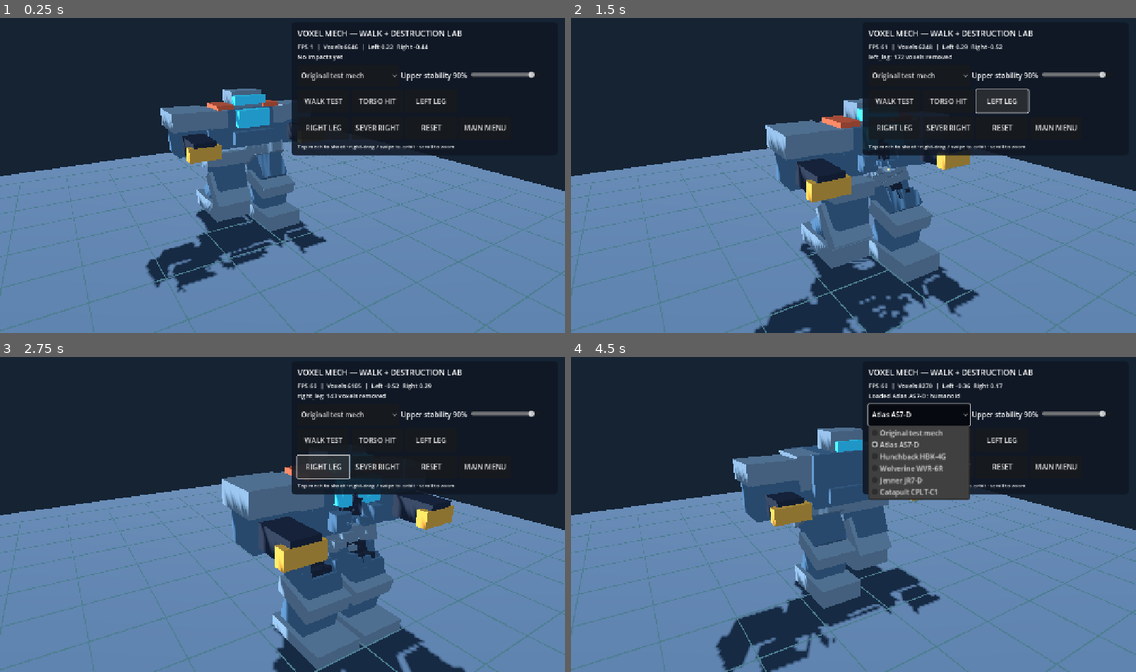
Above: before the commit, frames 1-4 (two rows, left to right).
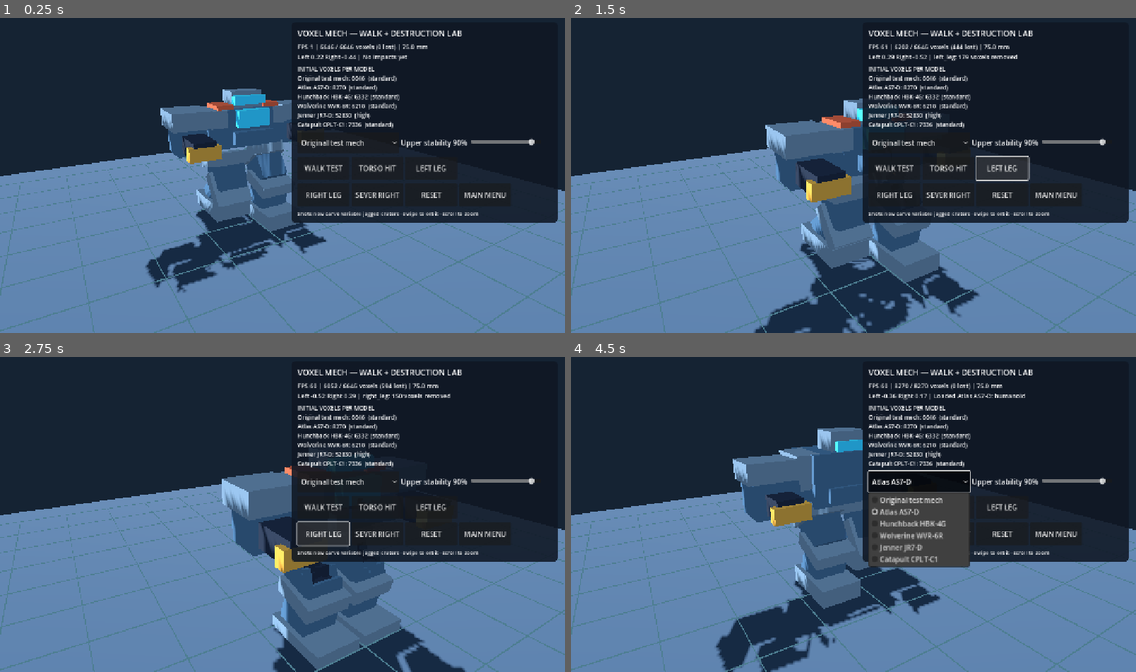
Above: after the commit, the same moments.

Repository: drag0nblad3/BtechMobile
Game: Godot game, scene res://scenes/voxel_mech_lab.tscn
Same seed, same stepped clock (60 frames per second), same inputs: the game is played once before the commit and once after it. This scene is started directly instead of the project's main scene.
Inputs:
- Up to frame 1 (0.25 s): no input
- Up to frame 2 (1.5 s): click "TORSO HIT" at 0.5 s; click "LEFT LEG" at 1.25 s
- Up to frame 3 (2.75 s): click "RIGHT LEG" at 2 s
- Up to frame 4 (4.5 s): click "Original test mech" at 2.75 s; click "WALK TEST" at 3.5 s; click "Atlas AS7-D" at 4.25 s

The runs differ from the first frame. In frame 1, 12% of the frame differs, in the area x 51-99%, y 8-66%; in frame 2, 13%; in frame 3, 12%; in frame 4, 15%, in the area x 51-99%, y 8-67%.

Commit message:
Show exact voxel counts for all chassis and current damage totals; randomize lab impact locations

Diff:
--- a/src/view/units/voxel_mech_lab.gd
+++ b/src/view/units/voxel_mech_lab.gd
@@ -10,6 +10,9 @@
 var stability_label: Label
 var camera: Camera3D
 var info: Label
+var catalog_label: Label
+var _catalog_counts: Dictionary = {}
+var _catalog_cursor := 0
 var _orbit := 2.58
 var _elevation := 0.33
 var _distance := 5.8
@@ -31,9 +34,12 @@
 	mech = VoxelMech.new()
 	mech.name = "VoxelMech"
 	mech.profile_id = str(profiles[profile_index]["id"])
+	mech.detail_level = int(profiles[profile_index].get("voxel_detail", 1))
 	mech.upper_stability = stability_slider.value if stability_slider else 0.90
 	add_child(mech)
 	mech.struck.connect(_on_struck)
+	_catalog_counts[mech.profile_id] = mech.initial_voxels()
+	_refresh_catalog()
 
 
 func make_arena() -> void:
@@ -130,6 +136,11 @@
 	info = Label.new()
 	info.add_theme_font_size_override("font_size", 14)
 	column.add_child(info)
+	catalog_label = Label.new()
+	catalog_label.name = "VoxelCatalog"
+	catalog_label.add_theme_font_size_override("font_size", 13)
+	column.add_child(catalog_label)
+	_refresh_catalog()
 	var tuning := HBoxContainer.new()
 	column.add_child(tuning)
 	var selector := OptionButton.new()
@@ -167,7 +178,7 @@
 	var back := add_button(second, "MAIN MENU", _open_launcher)
 	back.name = "BackToLauncher"
 	var help := Label.new()
-	help.text = "Tap mech to shoot · right-drag / swipe to orbit · scroll to zoom"
+	help.text = "Shots now carve variable jagged craters · swipe to orbit · scroll to zoom"
 	help.add_theme_font_size_override("font_size", 12)
 	column.add_child(help)
 
@@ -199,7 +210,11 @@
 
 func blast(key: String) -> void:
 	var part: VoxelPart = mech.parts[key]
-	var world_hit := part.to_global(Vector3(0, -0.15, -0.22))
+	# Each scripted shot picks a slightly different impact position, in addition
+	# to the per-voxel irregularity applied by VoxelMech.hit_part.
+	var offset := Vector3(randf_range(-0.13, 0.13),
+			randf_range(-0.11, 0.11), randf_range(-0.10, 0.10))
+	var world_hit := part.to_global(Vector3(0, -0.15, -0.22) + offset)
 	mech.hit_part(key, world_hit, 0.30)
 	flash(world_hit)
 
@@ -239,10 +254,46 @@
 
 
 func _process(_delta: float) -> void:
+	# Count one mesh-free chassis per frame. This avoids a large up-front stall
+	# and reports exact generated geometry, not estimated authoring volumes.
+	if _catalog_cursor < profiles.size():
+		_count_next_profile()
 	var l := mech.gait_foot(mech.gait_phase).x
 	var r := mech.gait_foot(mech.gait_phase + 0.5).x
-	info.text = "FPS %d  |  Voxels %d  |  Left %.2f  Right %.2f\n%s" % [
-		Engine.get_frames_per_second(), mech.remaining_voxels(), l, r, _last_hit]
+	var initial := mech.initial_voxels()
+	var remaining := mech.remaining_voxels()
+	info.text = "FPS %d | %d / %d voxels (%d lost) | %.1f mm\nLeft %.2f Right %.2f | %s" % [
+		Engine.get_frames_per_second(), remaining, initial, initial - remaining,
+		mech.parts["torso"].voxel_size * 1000.0, l, r, _last_hit]
+
+
+func _count_next_profile() -> void:
+	var profile: Dictionary = profiles[_catalog_cursor]
+	_catalog_cursor += 1
+	var id := str(profile["id"])
+	if not _catalog_counts.has(id):
+		var sample := VoxelMech.new()
+		sample.profile_id = id
+		sample.detail_level = int(profile.get("voxel_detail", 1))
+		sample.render_surfaces = false
+		sample.build()
+		_catalog_counts[id] = sample.initial_voxels()
+		sample.free()
+	_refresh_catalog()
+
+
+func _refresh_catalog() -> void:
+	if catalog_label == null:
+		return
+	var lines := PackedStringArray()
+	lines.append("INITIAL VOXELS PER MODEL")
+	for profile in profiles:
+		var id := str(profile["id"])
+		var count := str(_catalog_counts[id]) if _catalog_counts.has(id) else "calculating..."
+		var detail := int(profile.get("voxel_detail", 1))
+		lines.append("%s: %s  (%s)" % [str(profile["name"]), count,
+				"high" if detail == 2 else "standard"])
+	catalog_label.text = "\n".join(lines)
 
 
 func _unhandled_input(event: InputEvent) -> void:
